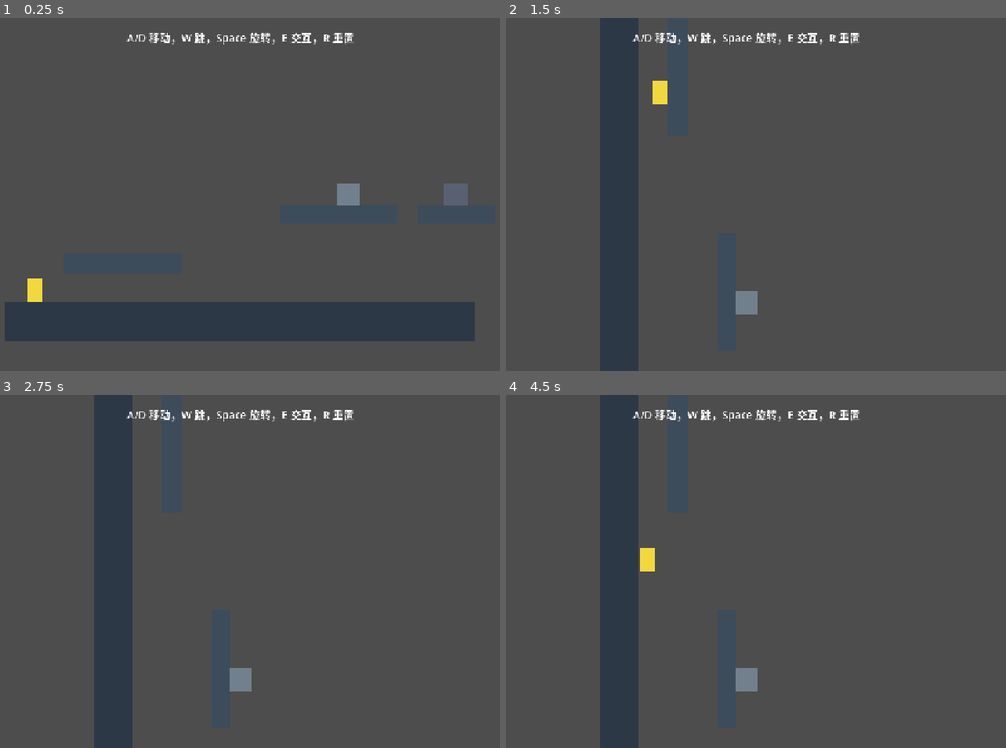
Above: before the commit, frames 1-4 (two rows, left to right).
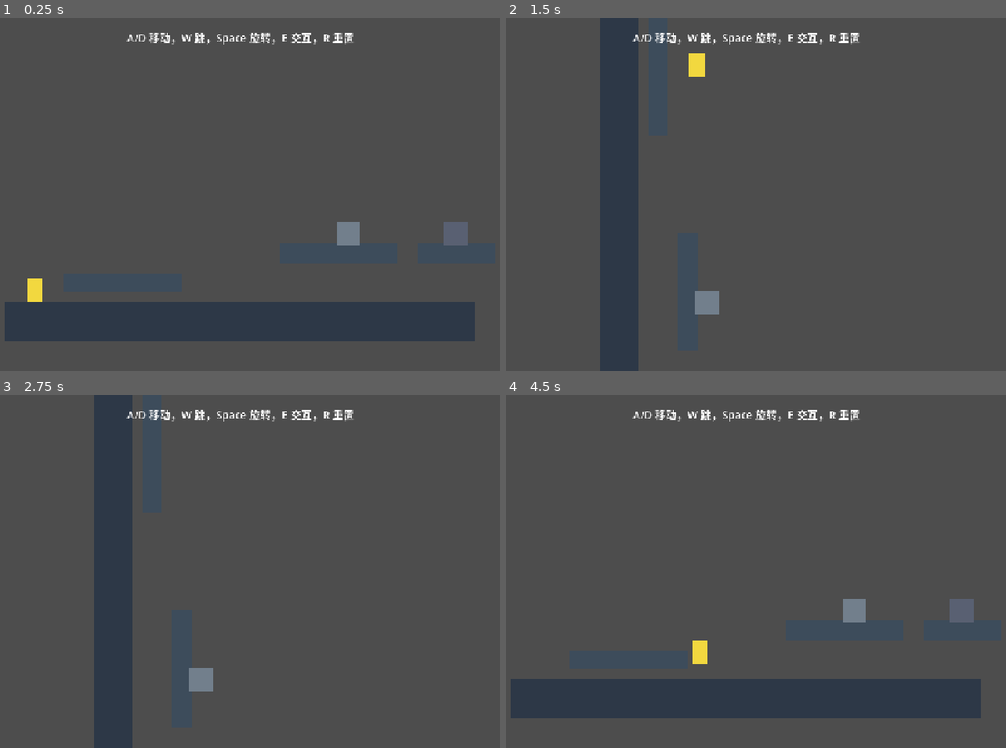
Above: after the commit, the same moments.

Repository: SilasSu114/panda-guard-protocol
Game: Godot game, scene res://scenes/main.tscn
The game is run twice, just before and just after one commit, with the same random seed, the same clock (stepped at 60 frames per second) and the same inputs.
Inputs:
- Up to frame 1 (0.25 s): no input
- Up to frame 2 (1.5 s): tap Enter at 0.5 s; hold D (move_right) from 0.53 s (still down); tap E (interact) at 0.6 s; tap W (jump) at 0.77 s; tap Space (rotate) at 1.35 s
- Up to frame 3 (2.75 s): tap W (jump) at 1.52 s; release D (move_right) at 2.03 s; hold A (move_left) from 2.03 s (still down); tap E (interact) at 2.1 s
- Up to frame 4 (4.5 s): tap R (reset) at 2.75 s; release A (move_left) at 2.78 s; hold D (move_right) 2.78-4.28 s; tap Space (rotate) at 2.85, 4.35 s; tap W (jump) at 3.02, 3.77 s; tap E (interact) at 3.6 s; hold A (move_left) from 4.28 s (still down)

The runs differ from the first frame. In frame 1, 1.2% of the frame differs, in the area x 67-94%, y 46-65%; in frame 2, 1.0%; in frame 3, 0.6%; in frame 4, 17%, in the area x 0-95%, y 0-100%.

Commit message:
Make test level reachable

Diff:
--- a/scenes/main.tscn
+++ b/scenes/main.tscn
@@ -34,7 +34,7 @@
 polygon = PackedVector2Array(-480, -40, 480, -40, 480, 40, -480, 40)
 
 [node name="PlatformA" type="StaticBody2D" parent="LevelRoot"]
-position = Vector2(-240, 140)
+position = Vector2(-240, 180)
 
 [node name="CollisionShape2D" type="CollisionShape2D" parent="LevelRoot/PlatformA"]
 shape = SubResource("RectangleShape2D_platform_a")
@@ -44,7 +44,7 @@
 polygon = PackedVector2Array(-120, -20, 120, -20, 120, 20, -120, 20)
 
 [node name="PlatformB" type="StaticBody2D" parent="LevelRoot"]
-position = Vector2(200, 40)
+position = Vector2(200, 120)
 
 [node name="CollisionShape2D" type="CollisionShape2D" parent="LevelRoot/PlatformB"]
 shape = SubResource("RectangleShape2D_platform_b")
@@ -54,7 +54,7 @@
 polygon = PackedVector2Array(-120, -20, 120, -20, 120, 20, -120, 20)
 
 [node name="PlatformC" type="StaticBody2D" parent="LevelRoot"]
-position = Vector2(440, 40)
+position = Vector2(440, 120)
 
 [node name="CollisionShape2D" type="CollisionShape2D" parent="LevelRoot/PlatformC"]
 shape = SubResource("RectangleShape2D_platform_c")
@@ -67,10 +67,10 @@
 position = Vector2(-420, 180)
 
 [node name="Switch" parent="LevelRoot" instance=ExtResource("3")]
-position = Vector2(220, 0)
+position = Vector2(220, 80)
 
 [node name="Exit" parent="LevelRoot" instance=ExtResource("4")]
-position = Vector2(440, 0)
+position = Vector2(440, 80)
 
 [node name="UI" type="CanvasLayer" parent="."]
 
